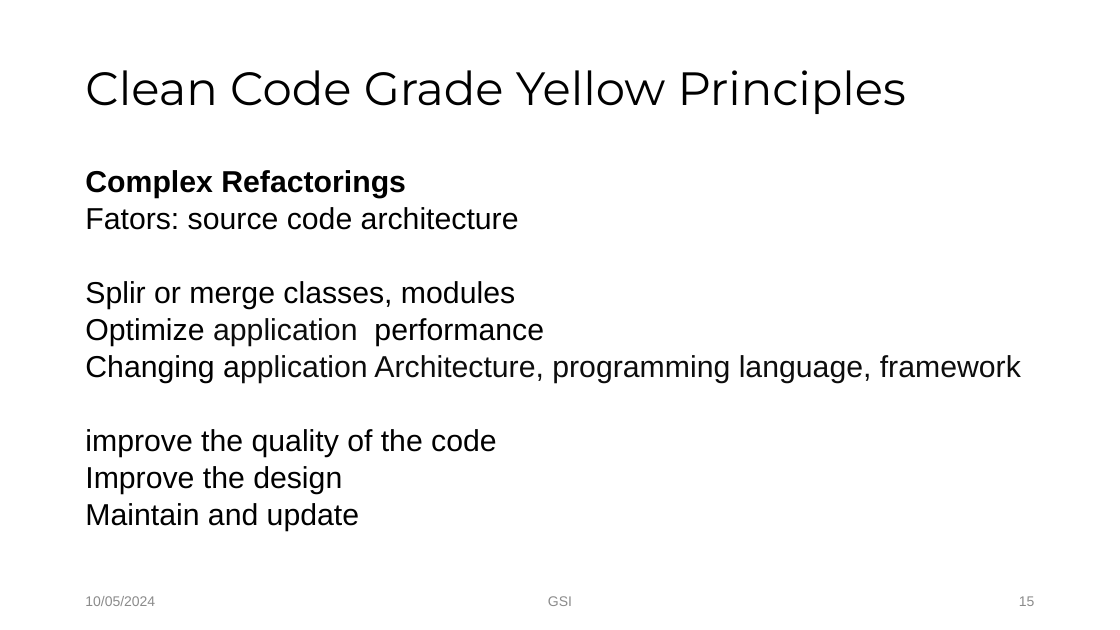
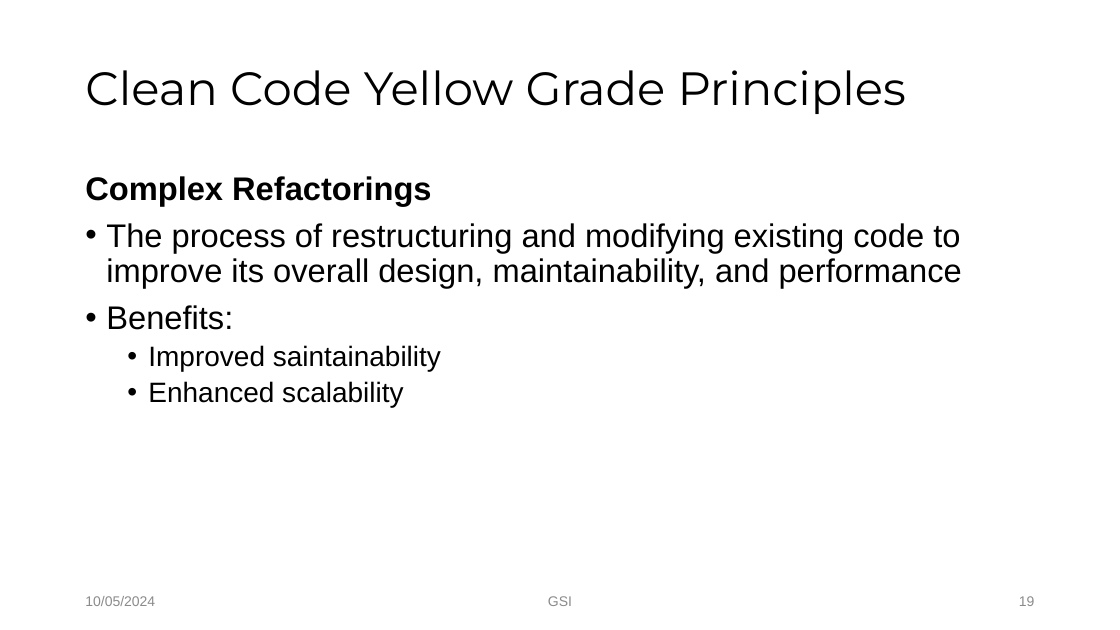
Before and after one commit to Tuyen92/my_bag, a slide deck: slide 19 of yellow.pptx (slide 15 before the commit). Drawn at 1120x630 pixels with LibreOffice and Linux fonts; fonts in the diff are those of the drawing; background and template pictures are left out. Boxes give left, top, right and bottom in pixels: in the first picture for what was removed or moved away, otherwise in the second. Text is boxed around its words. In the diff, an @@ line names an element or a change of style, - is before the commit and + after.

Commit message:
pp yellow

```diff
--- a/yellow.pptx
+++ b/yellow.pptx
@@ title at [85, 70, 906, 114]: text changed @@
-Clean Code Grade Yellow Principles
+Clean Code Yellow Grade Principles
@@ text at [85, 176, 431, 206]: size 25.9 to 28 pt in "Complex Refactorings"; line spacing 0.7 to 0.9 @@
@@ text at [106, 223, 962, 407]: text changed; size 25.9 to 28 pt @@
-Fators: source code architecture
-Splir or merge classes, modules
-Optimize application performance
-Changing application Architecture, programming language, framework
-improve the quality of the code
-Improve the design
-Maintain and update
+• The process of restructuring and modifying existing code to improve its overall design, maintainability, and performance
+• Benefits:
+  • Improved saintainability
+  • Enhanced scalability
@@ page number at [1019, 596, 1035, 606]: text changed @@
-15
+19
```
Also in this commit, not shown: 12 other slides changed, 4 slides added.
